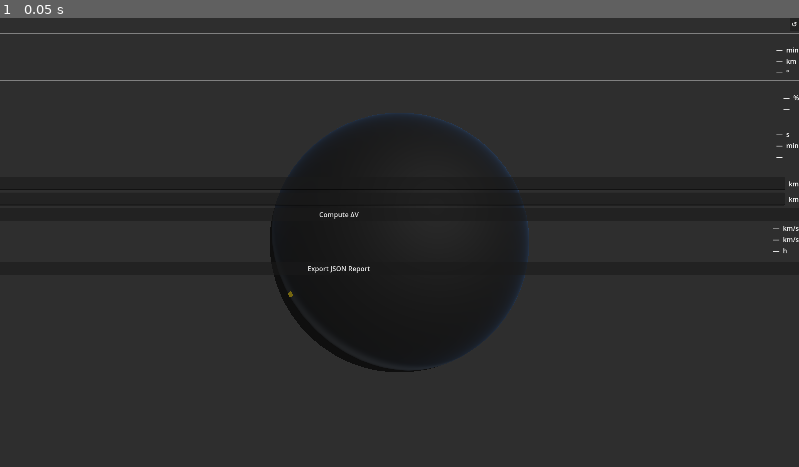
Above: before the commit, frame 1.
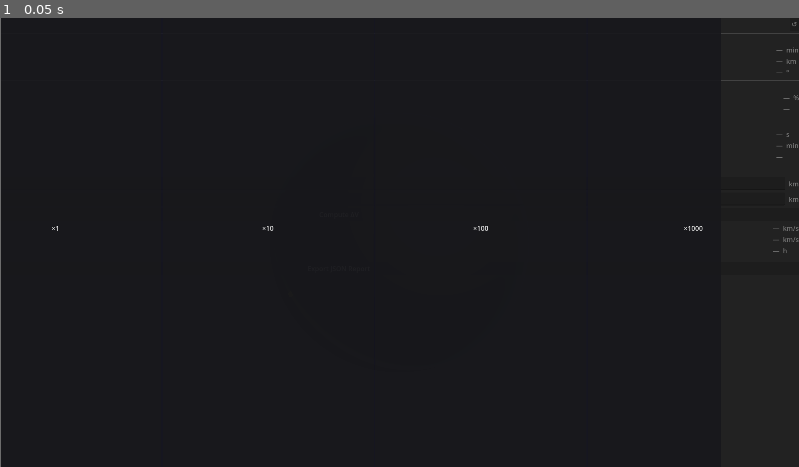
Above: after the commit, the same moment.

Repository: MrVeGGi3/vsl
Game: Godot game, scene res://scenes/main.tscn
The game is run twice, just before and just after one commit, with the same random seed, the same clock (stepped at 60 frames per second) and the same inputs.
Inputs:
- Up to frame 1 (0.05 s): no input

The runs differ from the first frame. In frame 1, 1.0% of the frame differs, in the area x 0-100%, y 0-100%.
Error before the commit: Parse Error: Cannot infer the type of "s" variable because the value doesn't have a set type. (res://scripts/mission_timeline.gd:40)

Commit message:
fix: resolve GDScript type-inference parse errors
- mission_timeline.gd:40 — var s: int = speed (loop capture)
- mission_timeline.gd:61 — var t: float = bridge.get_sim_time_s()
- vr_controller.gd:133  — var panel: Node = collider.get_parent()

Detected via godot4 --headless smoke test. No other script errors.

Co-Authored-By: Claude Sonnet 4.6 <noreply@anthropic.com>

Diff:
--- a/godot/project/scripts/mission_timeline.gd
+++ b/godot/project/scripts/mission_timeline.gd
@@ -37,7 +37,7 @@
 		var btn := Button.new()
 		btn.text = "×%d" % speed
 		btn.size_flags_horizontal = Control.SIZE_EXPAND_FILL
-		var s := speed  # capture for closure
+		var s: int = speed  # capture for closure
 		btn.pressed.connect(func(): _set_speed(s))
 		hbox.add_child(btn)
 
@@ -58,7 +58,7 @@
 	var dirty := false
 
 	if bridge.has_method("get_sim_time_s"):
-		var t := bridge.get_sim_time_s()
+		var t: float = bridge.get_sim_time_s()
 		if t != _t_now:
 			_t_now = t
 			dirty  = true
--- a/godot/project/scripts/vr_controller.gd
+++ b/godot/project/scripts/vr_controller.gd
@@ -130,7 +130,7 @@
 	var collider := _ray_cast.get_collider()
 	if collider == null:
 		return
-	var panel := collider.get_parent()
+	var panel: Node = collider.get_parent()
 	if panel and panel.has_method("on_ray_select"):
 		panel.on_ray_select(_ray_cast.get_collision_point())
 		trigger_haptic_pulse("haptic", 0.0, HAPTIC_DUR * 0.5, HAPTIC_AMP * 0.5, 0.0)
